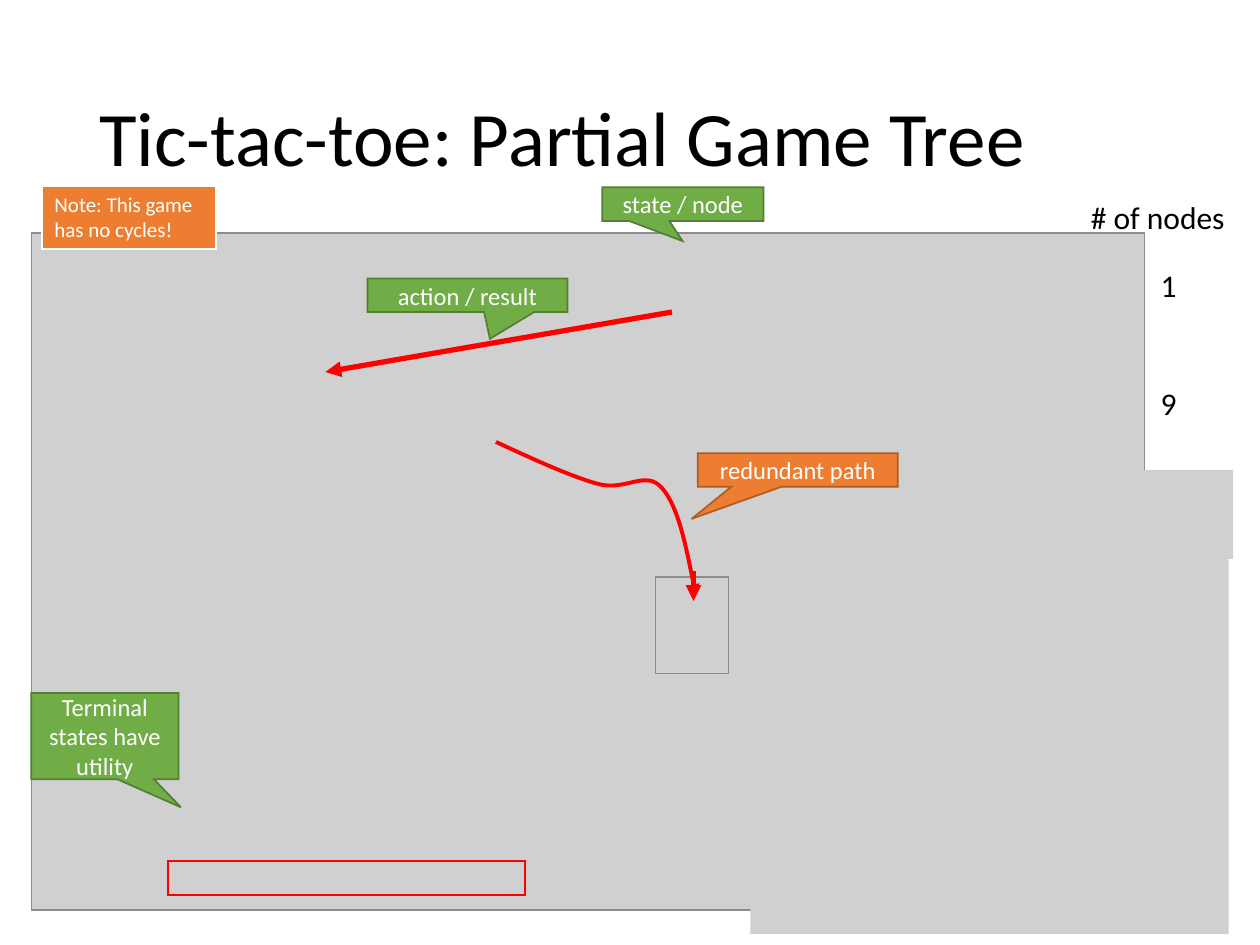
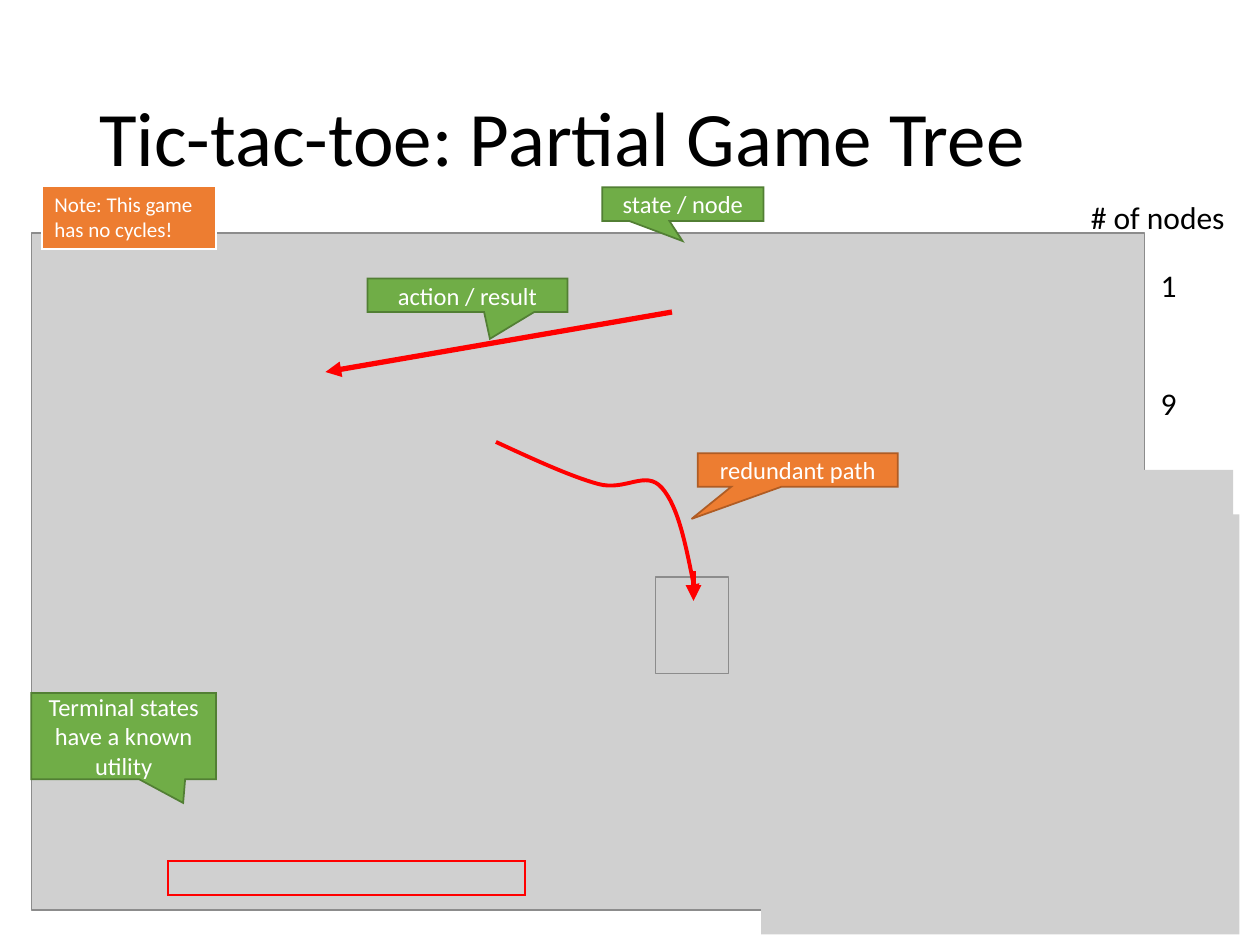
Before and after one commit to mhahsler/CS7320-AI, a slide deck: slide 5 of slides/05_games.pptx. Drawn at 1260x945 pixels with LibreOffice and Linux fonts; fonts in the diff are those of the drawing; grey boxes stand for pictures. Boxes give left, top, right and bottom in pixels: in the first picture for what was removed or moved away, otherwise in the second. Text is boxed around its words. In the diff, an @@ line names an element or a change of style, - is before the commit and + after.

```diff
--- a/slides/05_games.pptx
+++ b/slides/05_games.pptx
@@ picture: place and size @@
-picture at bbox=[751, 514, 1230, 934]
+picture at bbox=[761, 514, 1240, 934]
@@ speech box "Terminal states have a known ...": place and size @@
-speech box "Terminal states have a known ..." at bbox=[32, 693, 179, 779]
+speech box "Terminal states have a known ..." at bbox=[32, 693, 217, 779]
@@ speech box "Terminal states have a known ..." at bbox=[32, 693, 217, 779]: proportions changed @@
@@ text in speech box at bbox=[49, 699, 199, 781]: text changed @@
-Terminal states have utility
+Terminal states have a known utility
```
Also in this commit, not shown: 2 other slides changed, 2 slides added, 2 slides removed, 1 other file.
